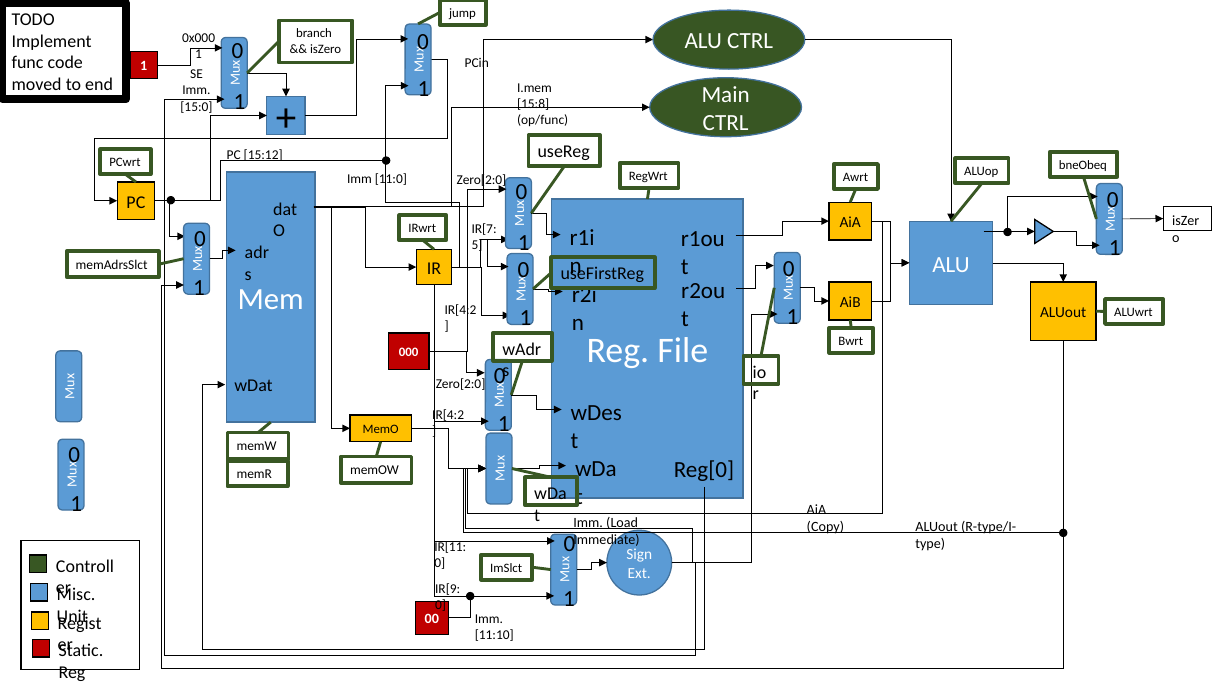
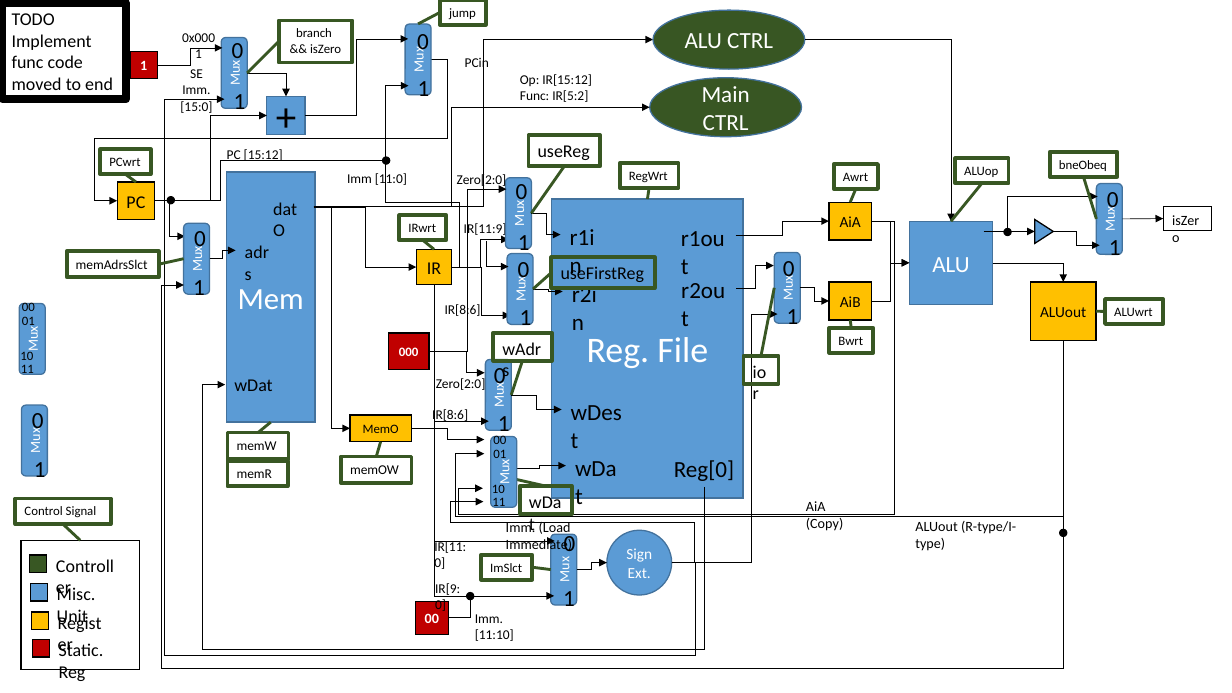
Before and after one commit to efronbs/232Processor, a slide deck: slide 1 of Datapath.pptx. Drawn at 1232x693 pixels with LibreOffice and Linux fonts; fonts in the diff are those of the drawing. Boxes give left, top, right and bottom in pixels: in the first picture for what was removed or moved away, otherwise in the second. Text is boxed around its words. In the diff, an @@ line names an element or a change of style, - is before the commit and + after.

```diff
--- a/Datapath.pptx
+++ b/Datapath.pptx
@@ text at box(520, 74, 592, 102): text changed @@
-I.mem [15:8]
-(op/func)
+Op: IR[15:12]
+Func: IR[5:2]
@@ elbow arrow moved from (872, 221) - (486, 469) to (872, 221) - (483, 488) @@
@@ text at box(464, 222, 507, 237): text changed @@
-IR[7:5]
+IR[11:9]
@@ rounded rectangle "Mux": place and size @@
-rounded rectangle "Mux" at box(56, 351, 82, 422)
+rounded rectangle "Mux" at box(20, 304, 46, 375)
@@ text at box(445, 303, 481, 318): text changed @@
-IR[4:2]
+IR[8:6]
@@ elbow arrow moved from (1064, 340) - (486, 469) to (1064, 340) - (484, 454) @@
@@ group added at box(20, 300, 35, 377): 4 texts @@
+00
+01
+10
+11
@@ rectangle "wDat": place and size @@
-rectangle "wDat" at box(525, 478, 577, 506)
+rectangle "wDat" at box(520, 486, 572, 514)
@@ 2 texts, 1 rounded rectangle: place and size @@
-2 texts, 1 rounded rectangle at box(59, 439, 85, 518)
+2 texts, 1 rounded rectangle at box(22, 405, 48, 483)
@@ text at box(432, 407, 468, 422): text changed @@
-IR[4:2]
+IR[8:6]
@@ elbow arrow moved from (411, 429) - (486, 469) to (411, 429) - (484, 440) @@
@@ rounded rectangle "Mux": place and size @@
-rounded rectangle "Mux" at box(487, 433, 512, 504)
+rounded rectangle "Mux" at box(491, 437, 517, 508)
@@ line moved from (551, 478) - (512, 469) to (546, 486) - (506, 478) @@
@@ rectangle added at box(16, 499, 111, 525), outline #385723 3 pt, 10 pt, text #000000 @@
+Control Signal
@@ elbow arrow moved from (672, 563) - (486, 469) to (672, 563) - (483, 502) @@
@@ group added at box(492, 433, 506, 510): 4 texts @@
+00
+01
+10
+11
@@ line added from (63, 524) to (80, 541), #385723 2.25 pt @@
@@ text "Imm. (Load Immediate)": place and size @@
-text "Imm. (Load Immediate)" at box(573, 517, 639, 548)
+text "Imm. (Load Immediate)" at box(506, 520, 572, 553)
```
Also in this commit, not shown: 2 slides added.
